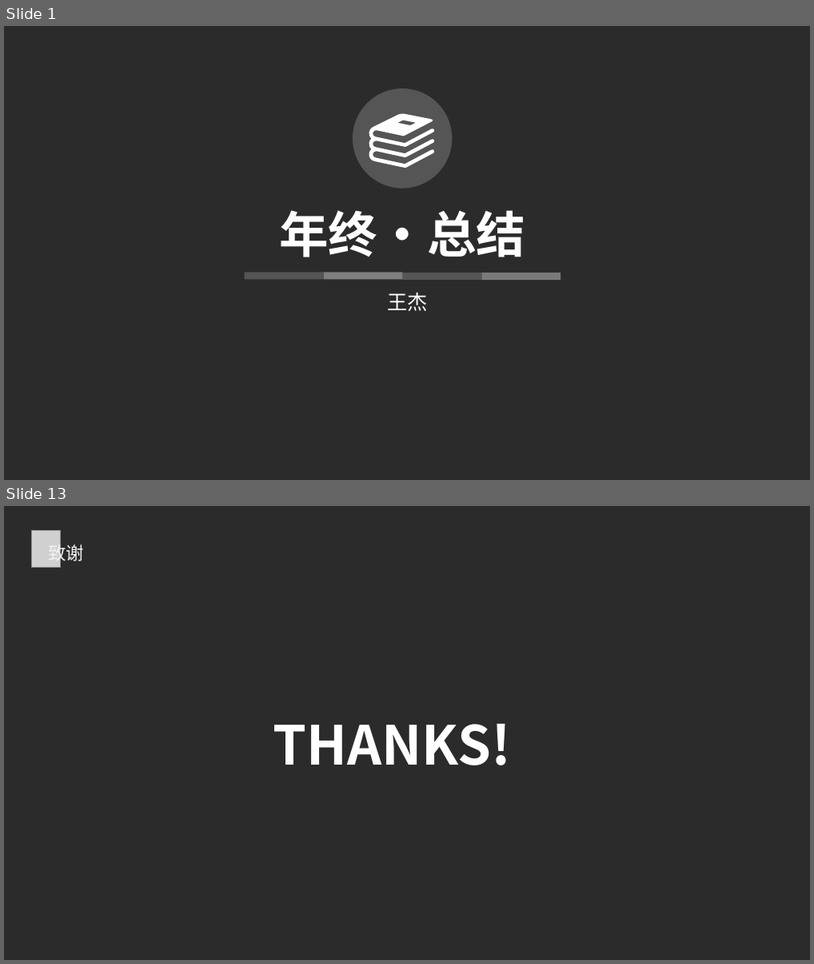
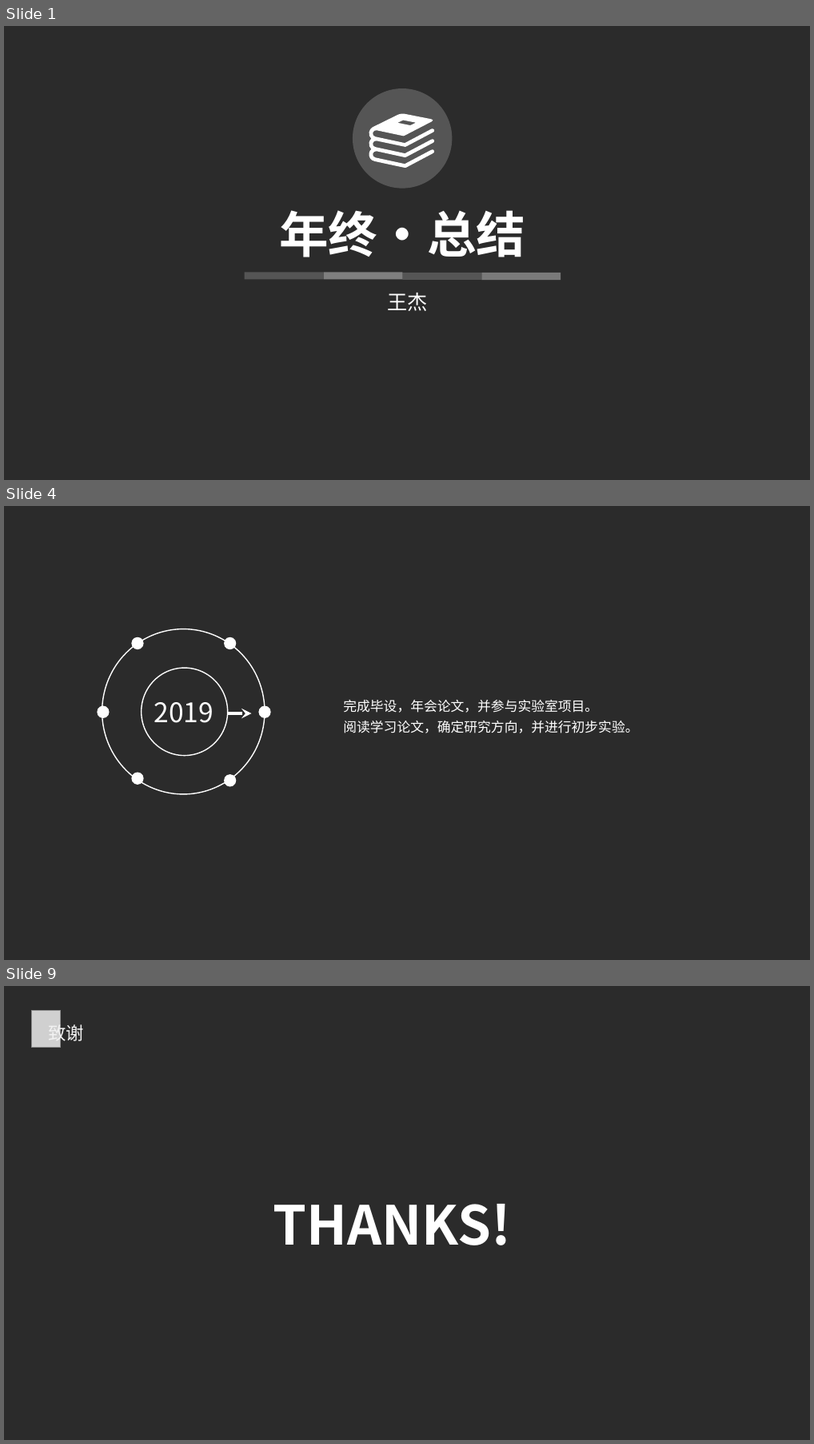
Before and after one commit to windright/ml_refer, a slide deck: 202001/年终总结.pptx. Shown one above the other, each under a label of ours: slides 1 and 13 before the commit, slides 1, 4 and 9 after it; the slides between them are not shown. The pictures are 814x964 and 814x1444 pixels, drawn with LibreOffice and Linux fonts; fonts in the diff are those of the drawing; grey boxes stand for pictures; background and template pictures are left out; a plain dark background stands for a picture behind light text. Boxes give left, top, right and bottom in pixels: in the first picture for what was removed or moved away, otherwise in the second. Text is boxed around its words. In the diff, an @@ line names an element or a change of style, - is before the commit and + after.

```diff
--- a/202001/年终总结.pptx
+++ b/202001/年终总结.pptx
@@ slide 4 added at box(4, 506, 810, 960), background picture (left out) @@
@@ ellipse added at box(141, 668, 227, 756), outline #FFFFFF 1 pt @@
@@ text added at box(154, 702, 214, 723), 24 pt, text #FFFFFF @@
+2019
@@ group added at box(98, 628, 271, 794): 7 ellipses, 1 freeform shape @@
@@ text added at box(343, 700, 638, 733), 12 pt, text #FFFFFF @@
+完成毕设，年会论文，并参与实验室项目。
+阅读学习论文，确定研究方向，并进行初步实验。
@@ what was slide 13 is now slide 9 @@
```
Also in this commit, not shown: 2 slides changed, 4 other slides added, 9 slides removed.
